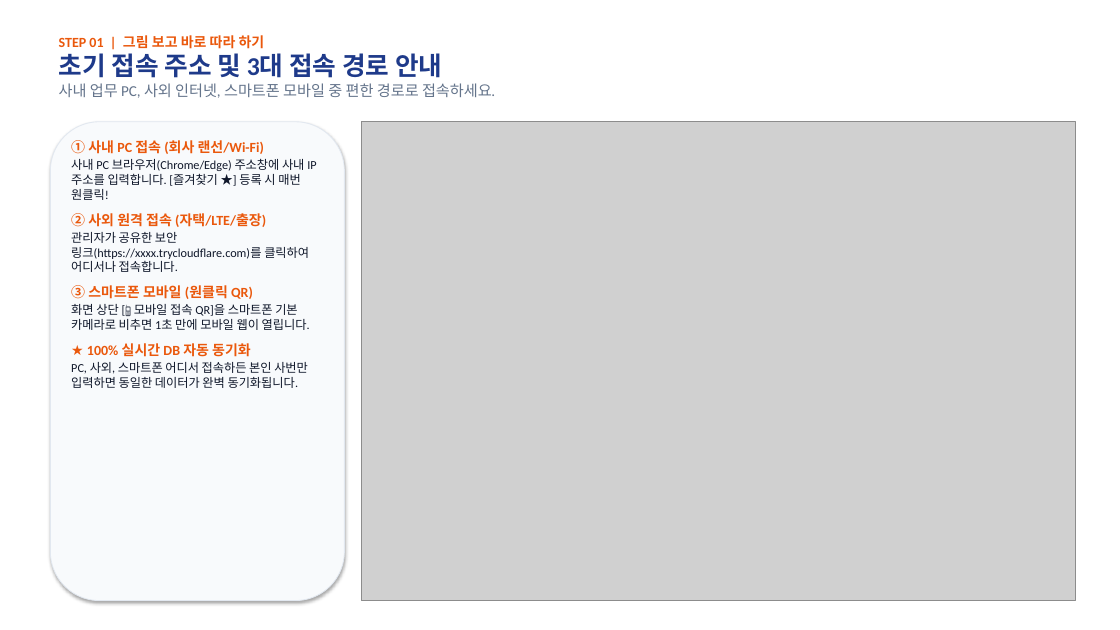
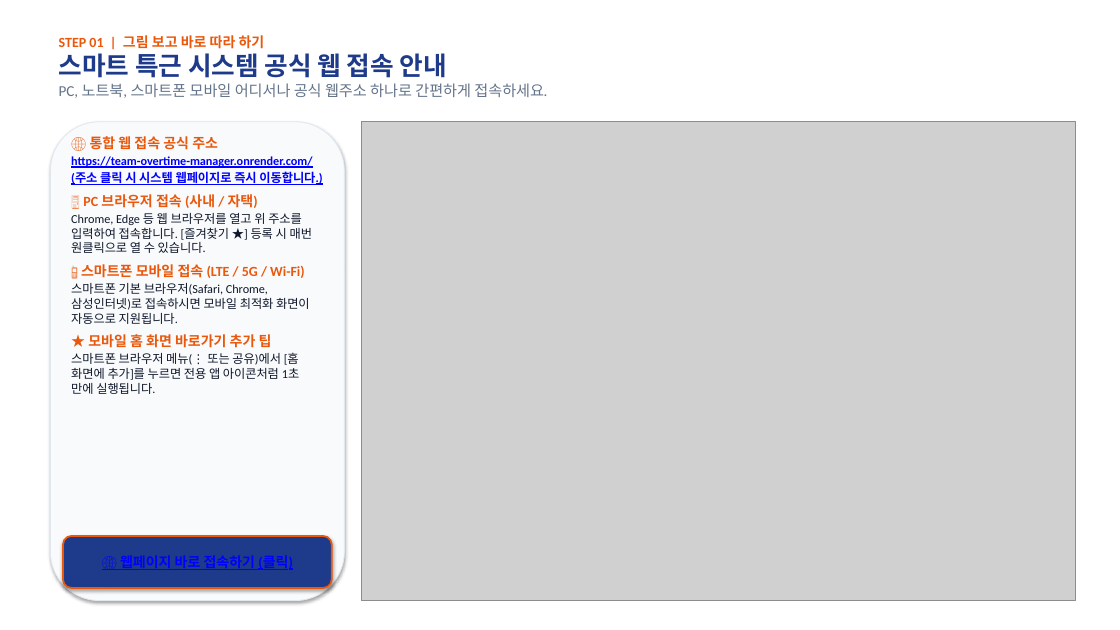
Before and after one commit to rorma34-lab/team-overtime-manager, a slide deck: slide 2 of Overtime_System_Manual.pptx. Drawn at 1120x630 pixels with LibreOffice and Linux fonts; fonts in the diff are those of the drawing; grey boxes stand for pictures. Boxes give left, top, right and bottom in pixels: in the first picture for what was removed or moved away, otherwise in the second. Text is boxed around its words. In the diff, an @@ line names an element or a change of style, - is before the commit and + after.

```diff
--- a/Overtime_System_Manual.pptx
+++ b/Overtime_System_Manual.pptx
@@ text at (x1=59, y1=49, x2=547, y2=98): text changed @@
-초기 접속 주소 및 3대 접속 경로 안내
-사내 업무 PC, 사외 인터넷, 스마트폰 모바일 중 편한 경로로 접속하세요.
+스마트 특근 시스템 공식 웹 접속 안내
+PC, 노트북, 스마트폰 모바일 어디서나 공식 웹주소 하나로 간편하게 접속하세요.
@@ text at (x1=71, y1=134, x2=322, y2=394): text changed @@
-① 사내 PC 접속 (회사 랜선/Wi-Fi)
-사내 PC 브라우저(Chrome/Edge) 주소창에 사내 IP 주소를 입력합니다. [즐겨찾기 ★] 등록 시 매번 원클릭!
-② 사외 원격 접속 (자택/LTE/출장)
-관리자가 공유한 보안 링크(https://xxxx.trycloudflare.com)를 클릭하여 어디서나 접속합니다.
-③ 스마트폰 모바일 (원클릭 QR)
-화면 상단 [📱 모바일 접속 QR]을 스마트폰 기본 카메라로 비추면 1초 만에 모바일 웹이 열립니다.
-★ 100% 실시간 DB 자동 동기화
-PC, 사외, 스마트폰 어디서 접속하든 본인 사번만 입력하면 동일한 데이터가 완벽 동기화됩니다.
+🌐 통합 웹 접속 공식 주소
+https://team-overtime-manager.onrender.com/
+(주소 클릭 시 시스템 웹페이지로 즉시 이동합니다.)
+🖥️ PC 브라우저 접속 (사내 / 자택)
+Chrome, Edge 등 웹 브라우저를 열고 위 주소를 입력하여 접속합니다. [즐겨찾기 ★] 등록 시 매번 원클릭으로 열 수 있습니다.
+📱 스마트폰 모바일 접속 (LTE / 5G / Wi-Fi)
+스마트폰 기본 브라우저(Safari, Chrome, 삼성인터넷)로 접속하시면 모바일 최적화 화면이 자동으로 지원됩니다.
+★ 모바일 홈 화면 바로가기 추가 팁
+스마트폰 브라우저 메뉴(⋮ 또는 공유)에서 [홈 화면에 추가]를 누르면 전용 앱 아이콘처럼 1초 만에 실행됩니다.
@@ rounded rectangle added at (x1=63, y1=536, x2=332, y2=588), fill #1E3A8A, outline #EA580C 1.5 pt, 12 pt, text #0000FF, bold, underline @@
+🌐 웹페이지 바로 접속하기 (클릭)
```
Also in this commit, not shown: 11 other slides changed, 3 other files.
